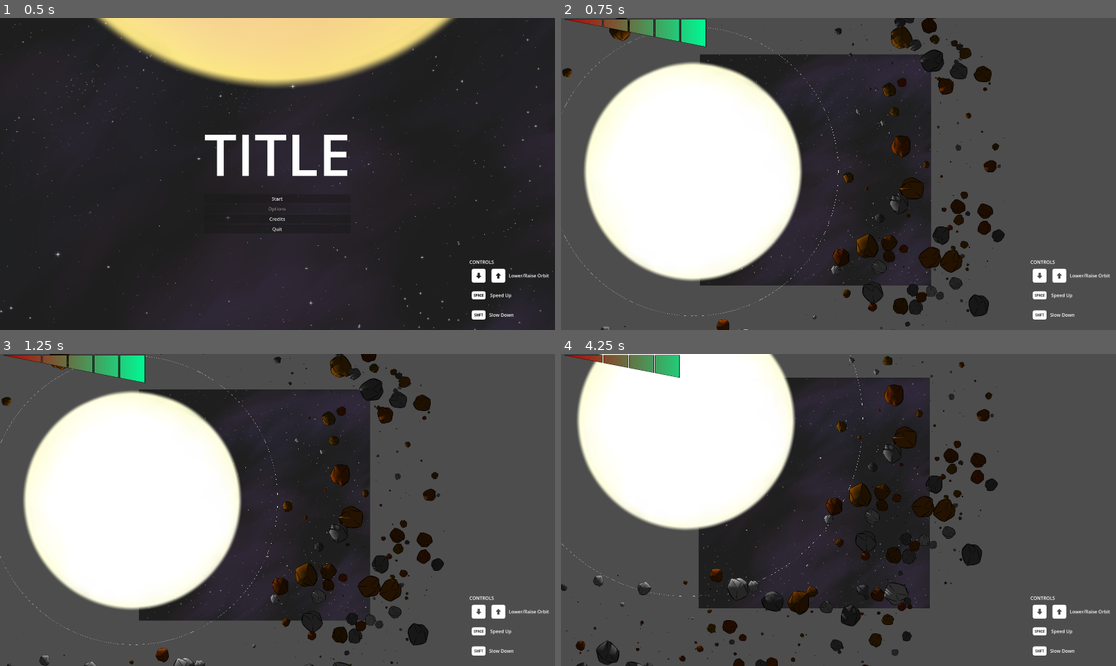
Above: before the commit, frames 1-4 (two rows, left to right).
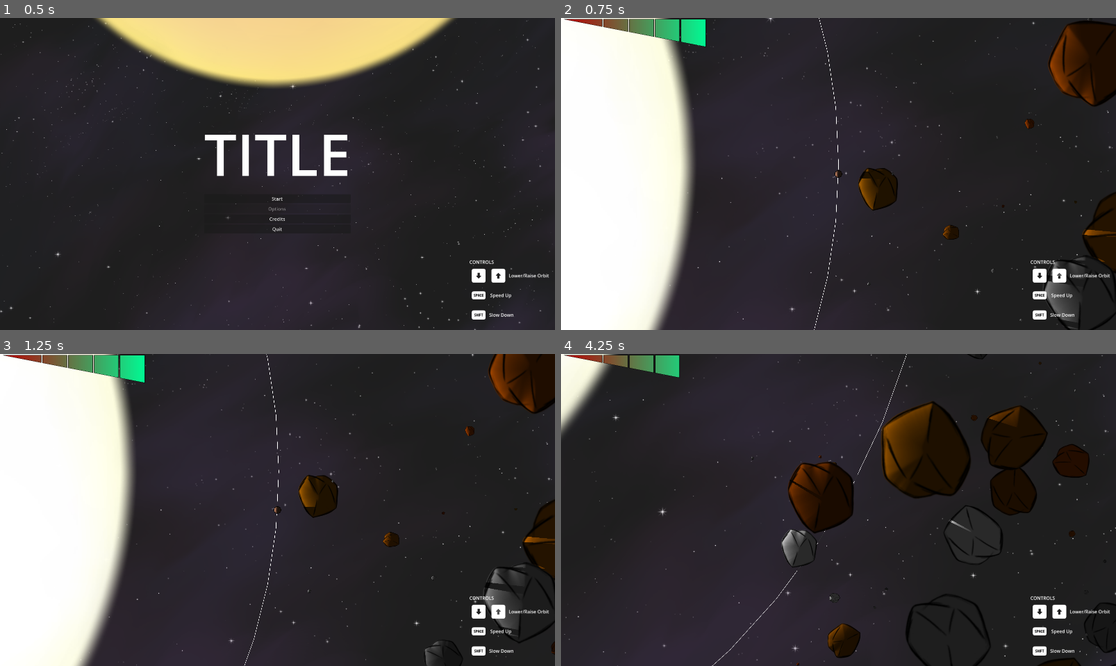
Above: after the commit, the same moments.

Repository: Aroweeri/gmtk2025
Game: Godot game, scene res://scenes/MainMenu.tscn
Two runs of this game, one before a commit and one after it. Both use one fixed random seed, a clock stepped at 60 frames per second and the inputs below.
Inputs:
- Up to frame 1 (0.5 s): no input
- Up to frame 2 (0.75 s): click "Start" at 0.5 s
- Up to frame 3 (1.25 s): no input
- Up to frame 4 (4.25 s): hold Up (ui_up) 1.28-2.03 s; hold Space (boost) 1.28-2.03 s; hold Down (ui_down) 2.03-2.78 s; tap Shift (slow) at 2.1, 3.6 s; hold Space (boost) 2.78-3.53 s; hold Up (ui_up) from 2.78 s (still down)

Frame 1 is identical in both runs. In frame 2, 71% of the frame differs, in the area x 0-100%, y 0-100%; in frame 3, 71%; in frame 4, 80%.

Commit message:
Fix zoom level.

Diff:
--- a/scenes/Main.tscn
+++ b/scenes/Main.tscn
@@ -94,7 +94,7 @@
 occluder = SubResource("OccluderPolygon2D_wp0k4")
 
 [node name="Camera2D" type="Camera2D" parent="PlayerRotator/Player"]
-zoom = Vector2(0.05, 0.05)
+zoom = Vector2(0.2, 0.2)
 
 [node name="StaticBody2D" type="Area2D" parent="PlayerRotator/Player"]
 
